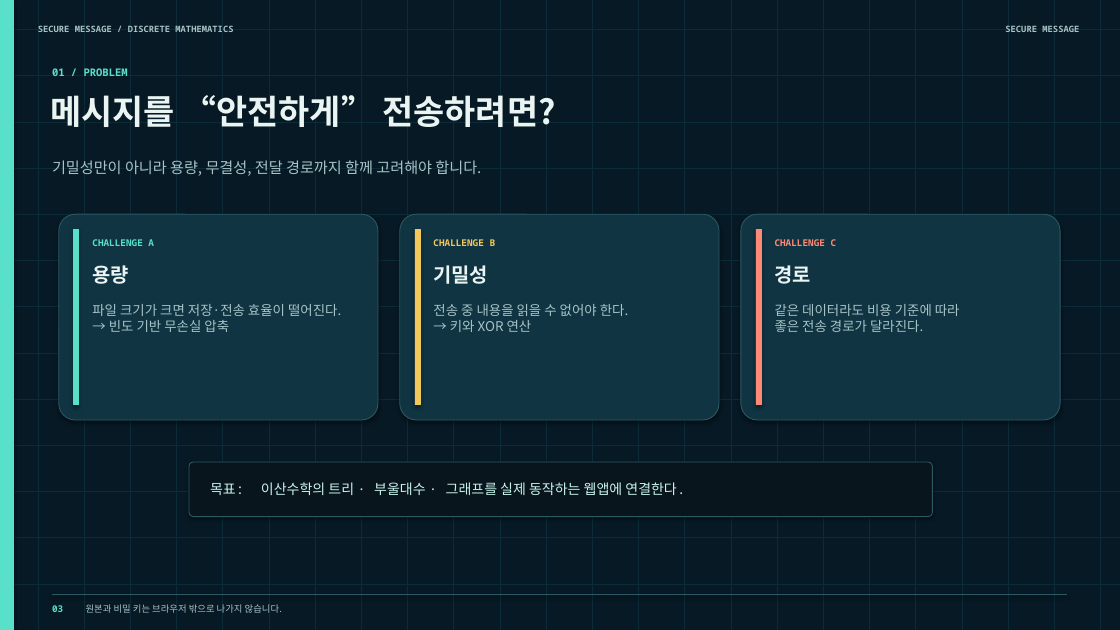
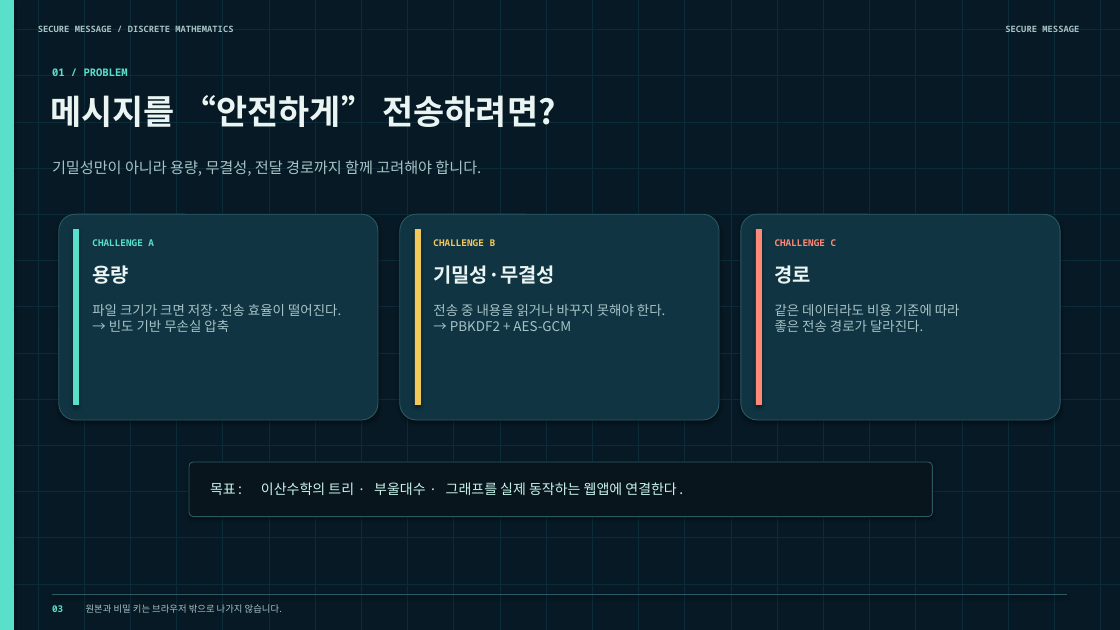
Before and after one commit to giftedsihun/proyect, a slide deck: slide 3 of presentation/secure-message-presentation.pptx. Drawn at 1120x630 pixels with LibreOffice and Linux fonts; fonts in the diff are those of the drawing. Boxes give left, top, right and bottom in pixels: in the first picture for what was removed or moved away, otherwise in the second. Text is boxed around its words. In the diff, an @@ line names an element or a change of style, - is before the commit and + after.

```diff
--- a/presentation/secure-message-presentation.pptx
+++ b/presentation/secure-message-presentation.pptx
@@ text at [433, 265, 554, 284]: text changed @@
-기밀성
+기밀성·무결성
@@ text at [433, 304, 665, 331]: text changed @@
-전송 중 내용을 읽을 수 없어야 한다.
-→ 키와 XOR 연산
+전송 중 내용을 읽거나 바꾸지 못해야 한다.
+→ PBKDF2 + AES-GCM
```
Also in this commit, not shown: 9 other slides changed, 7 other files.
